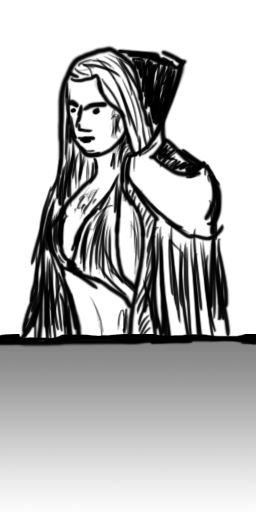
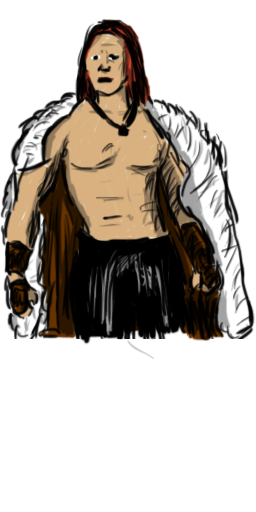
Layer changes from the first 256 x 512 image to the second:
hid "Ebene 7" over [0, 334, 256, 512]
hid "Ebene 3" over [19, 44, 232, 339]
hid "Ebene 6" over [19, 39, 236, 339]
showed "Ebene 4" over [0, 18, 255, 339]
added layer "Ebene 30" above "Ebene 29" over [98, 76, 115, 83]
added layer "Ebene 29" above "Ebene 28" over [90, 53, 121, 61]
added layer "Ebene 28" above "Ebene 27" over [76, 18, 151, 105]
added layer "Ebene 27" above "Ebene 25" over [71, 233, 185, 360]
added layer "Ebene 25" above "Ebene 26" over [0, 91, 254, 341]
added layer "Ebene 26" above "Ebene 24" over [5, 157, 225, 342]
added layer "Ebene 24" above "Ebene 23" over [16, 33, 220, 303]
added layer "Ebene 23" above "Ebene 5" over [4, 30, 218, 319]
